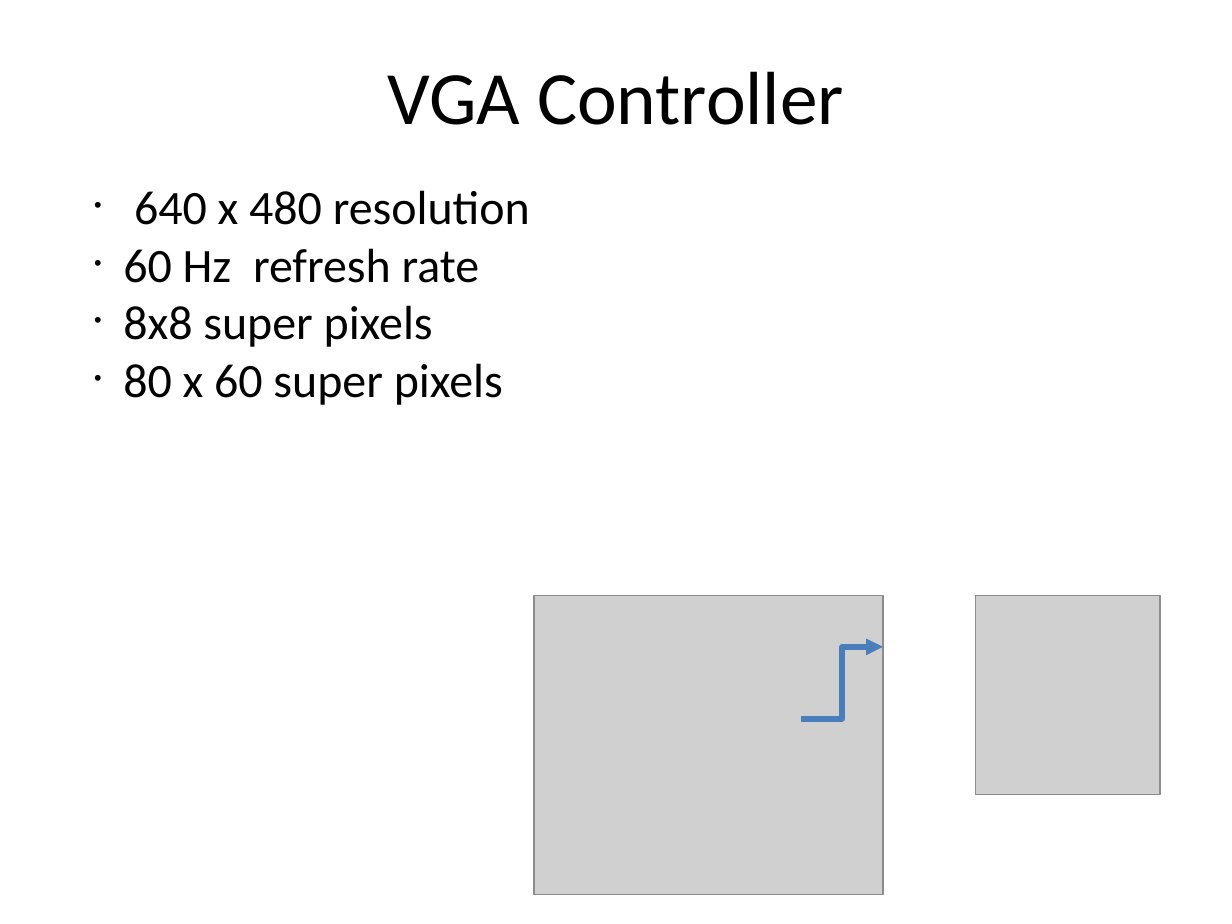
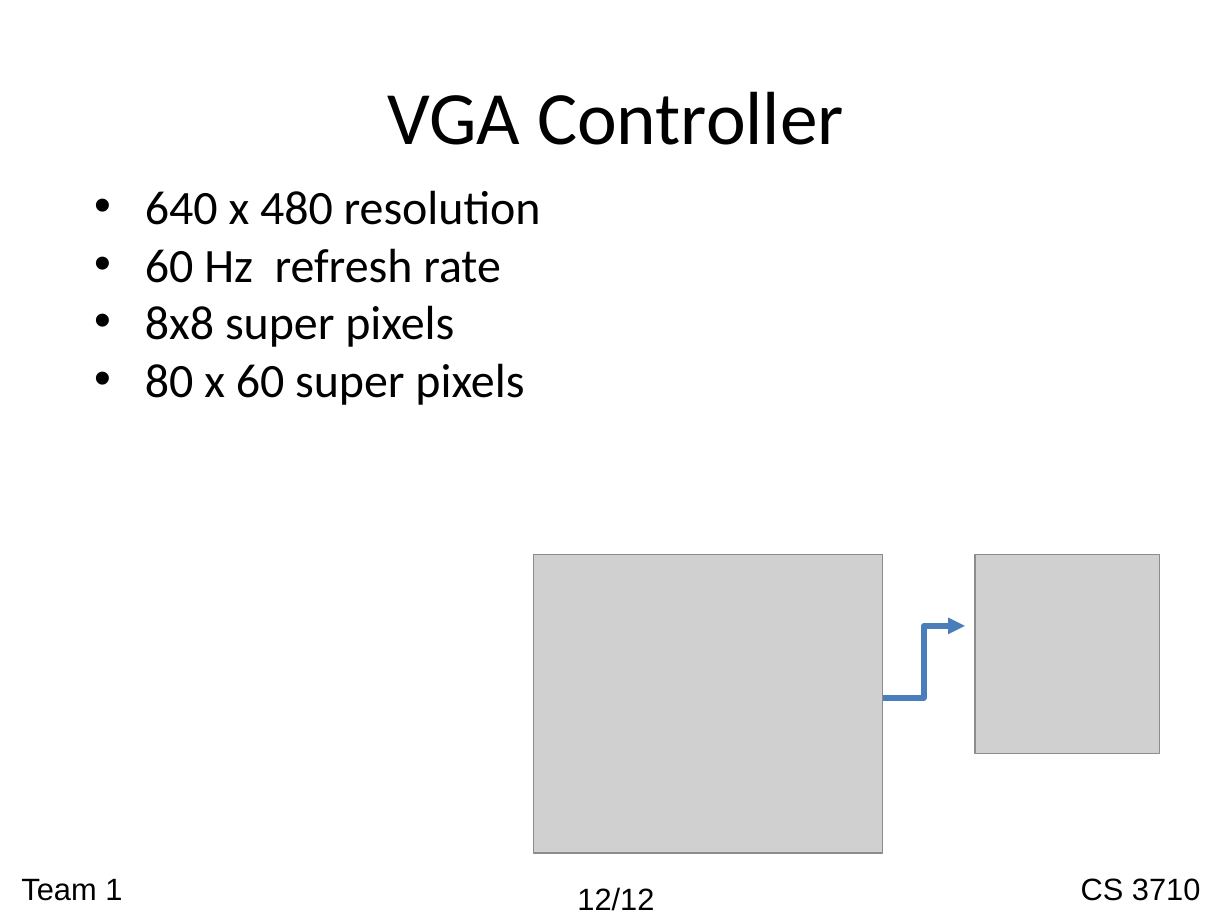
Before and after one commit to nachtluce/3710-Project, a slide deck: slide 12 of documentation/cs3710_presentation.ppt. Drawn at 1232x924 pixels with LibreOffice and Linux fonts; fonts in the diff are those of the drawing; grey boxes stand for pictures; background and template pictures are left out. Boxes give left, top, right and bottom in pixels: in the first picture for what was removed or moved away, otherwise in the second. Text is boxed around its words. In the diff, an @@ line names an element or a change of style, - is before the commit and + after.

```diff
--- a/documentation/cs3710_presentation.ppt
+++ b/documentation/cs3710_presentation.ppt
@@ title "VGA Controller" at (387, 91, 844, 145): vertical alignment top to middle @@
@@ text "640 x 480 resolution" rewrapped from (123, 190, 530, 405) to (145, 190, 541, 405) @@
@@ picture: place and size @@
-picture at (535, 596, 883, 894)
+picture at (533, 554, 882, 853)
@@ picture: place and size @@
-picture at (976, 595, 1161, 795)
+picture at (975, 554, 1159, 754)
@@ elbow arrow moved from (801, 719) - (883, 647) to (882, 699) - (965, 626) @@
@@ text added at (21, 878, 122, 901), 18 pt, text #000000 @@
+Team 1
@@ text added at (577, 887, 654, 911), 18 pt, text #000000 @@
+12/12
@@ text added at (1081, 878, 1200, 901), 18 pt, text #000000 @@
+CS 3710
```
Also in this commit, not shown: 10 other slides changed, 2 slides added, 1 slide removed.
